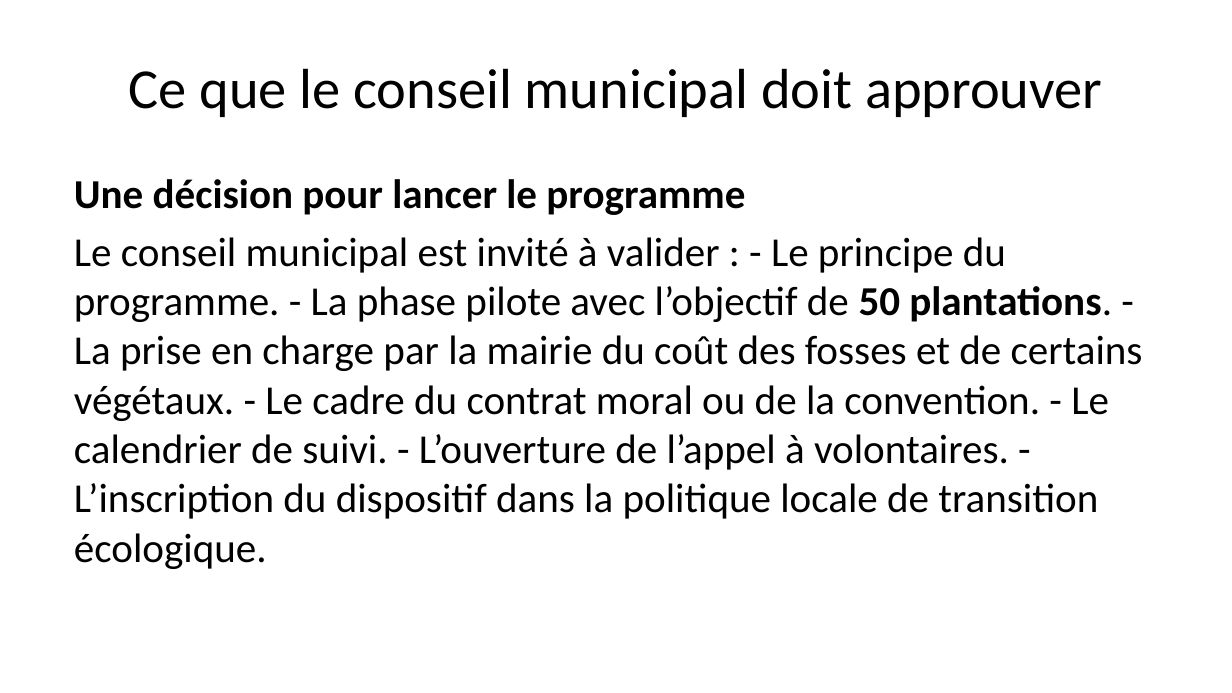
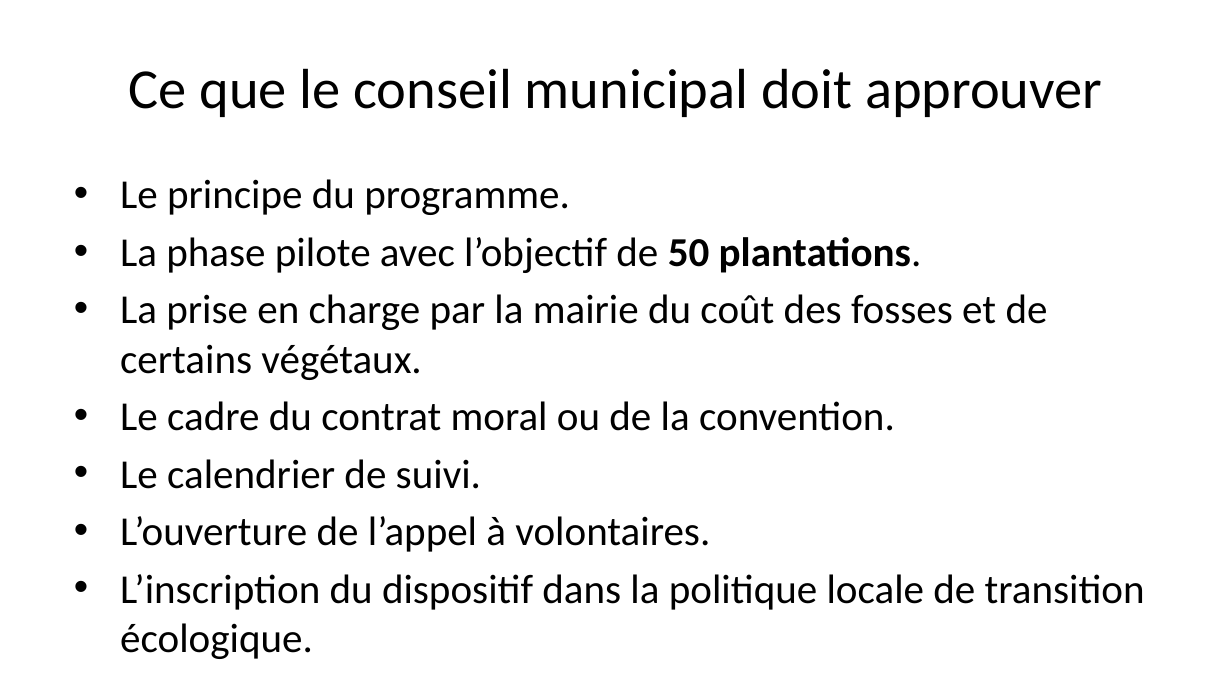
Before and after one commit to Bertrand82/vegetalisation_m2q, a slide deck: slide 15 of presentation.pptx. Drawn at 1232x693 pixels with LibreOffice and Linux fonts; fonts in the diff are those of the drawing. Boxes give left, top, right and bottom in pixels: in the first picture for what was removed or moved away, otherwise in the second. Text is boxed around its words. In the diff, an @@ line names an element or a change of style, - is before the commit and + after.

```diff
--- a/presentation.pptx
+++ b/presentation.pptx
@@ text at box(120, 179, 1145, 610): text changed @@
-Une décision pour lancer le programme
-Le conseil municipal est invité à valider : - Le principe du programme. - La phase pilote avec l’objectif de 50 plantations. - La prise en charge par la mairie du coût des fosses et de certains végétaux. - Le cadre du contrat moral ou de la convention. - Le calendrier de suivi. - L’ouverture de l’appel à volontaires. - L’inscription du dispositif dans la politique locale de transition écologique.
+• Le principe du programme.
+• La phase pilote avec l’objectif de 50 plantations.
+• La prise en charge par la mairie du coût des fosses et de certains végétaux.
+• Le cadre du contrat moral ou de la convention.
+• Le calendrier de suivi.
+• L’ouverture de l’appel à volontaires.
+• L’inscription du dispositif dans la politique locale de transition écologique.
```
Also in this commit, not shown: 5 other slides changed, 2 slides added, 3 other files.
